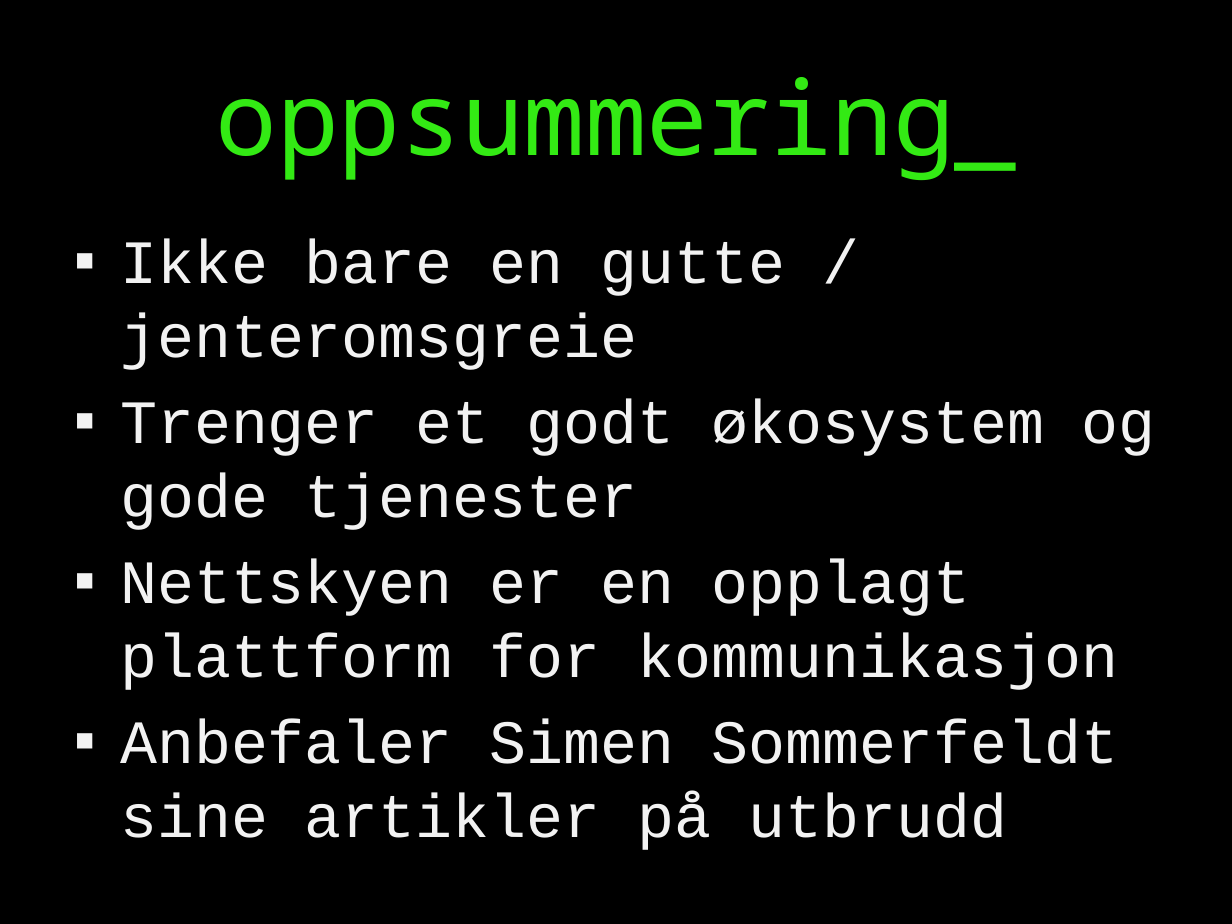
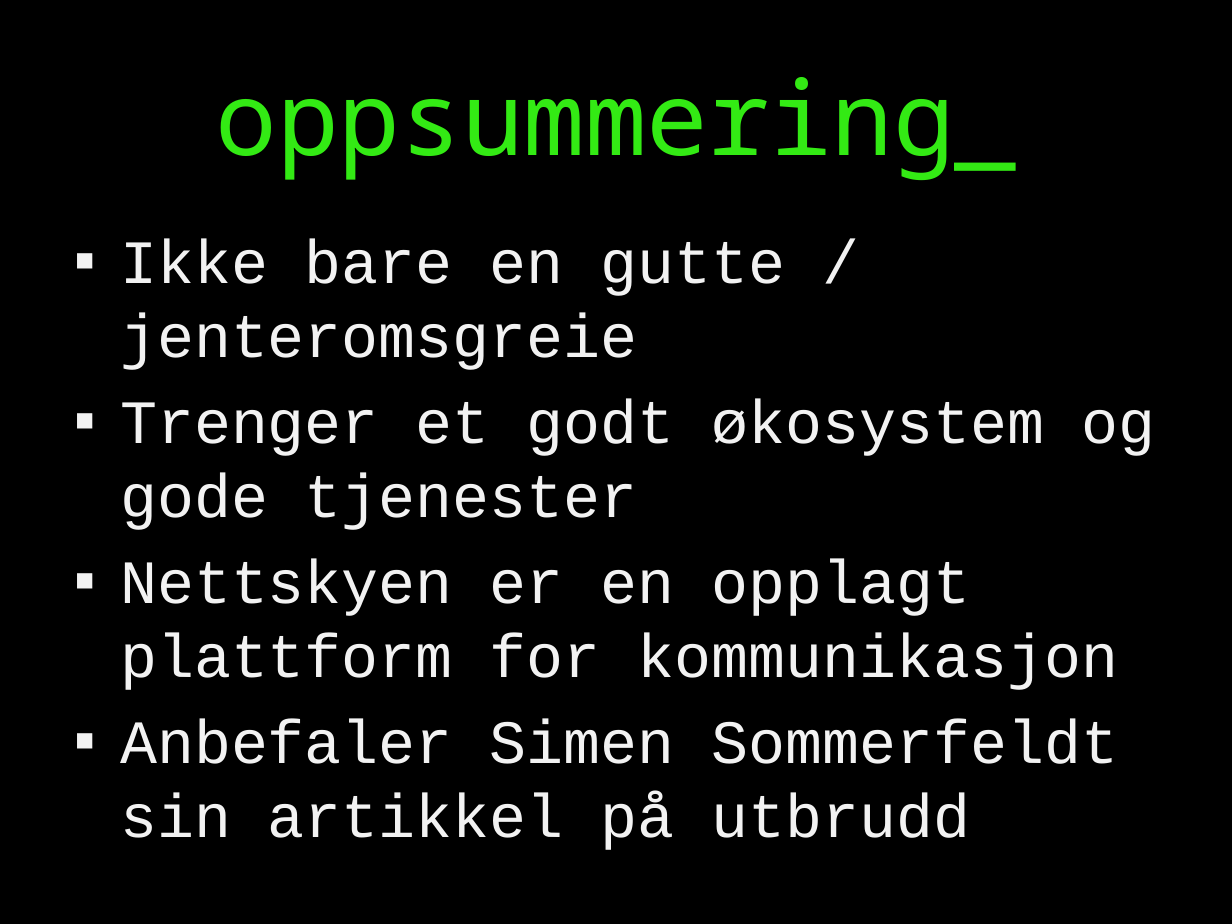
Before and after one commit to magnushg/automatr, a slide deck: slide 12 of presentation/ControllingTheWorldBouvetOne.pptx (slide 13 before the commit). Drawn at 1232x924 pixels with LibreOffice and Linux fonts; fonts in the diff are those of the drawing. Boxes give left, top, right and bottom in pixels: in the first picture for what was removed or moved away, otherwise in the second. Text is boxed around its words. In the diff, an @@ line names an element or a change of style, - is before the commit and + after.

```diff
--- a/presentation/ControllingTheWorldBouvetOne.pptx
+++ b/presentation/ControllingTheWorldBouvetOne.pptx
@@ text at bbox=[120, 720, 1119, 850]: text changed @@
-▪ Anbefaler Simen Sommerfeldt sine artikler på utbrudd
+▪ Anbefaler Simen Sommerfeldt sin artikkel på utbrudd
```
Also in this commit, not shown: 1 slide added, 1 slide removed, 1 other file.
